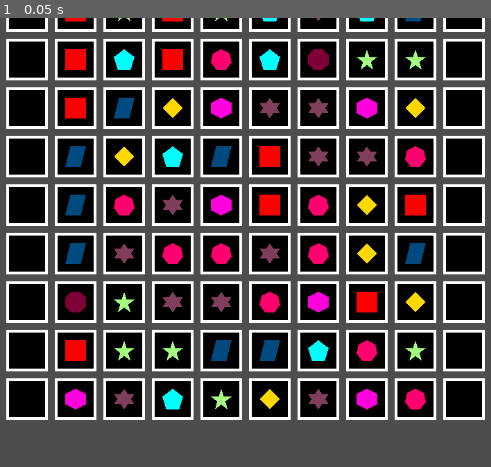
Above: before the commit, frame 1.
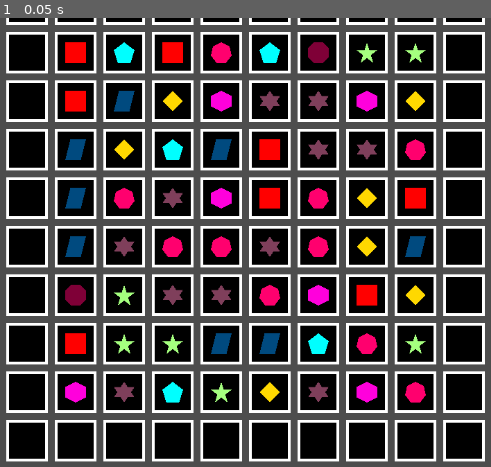
Above: after the commit, the same moment.

Repository: aduImperfect/Match3
Game: Godot game, scene res://TSCN/main.tscn
Same seed, same stepped clock (60 frames per second), same inputs: the game is played once before the commit and once after it.
Inputs:
- Up to frame 1 (0.05 s): no input

The runs differ from the first frame. In frame 1, 47% of the frame differs, in the area x 1-99%, y 0-99%.

Commit message:
- Reset the managing of jewels array to be conformed to the max limit available in the grid. - Added in a checker script and a mouse controls script - to be filled. - The setter now saves textureval to help with ease of checking - set up a separate array of ints to manage - as having problems with comparing texture name contains for such as a test example

Diff:
--- a/match-3/TSCN/grid_gen.gd
+++ b/match-3/TSCN/grid_gen.gd
@@ -10,6 +10,7 @@
 @export var jewelNum : int = 0
 @export var jewelCount : int = 0
 @export var jewelArr : Array[Node2D] = []
+@export var jewelTextureValArr : Array[int] = []
 
 @export var infiniteXVal : float = 0.0
 @export var infiniteYVal : float = 0.0
@@ -24,14 +25,14 @@
 	groundNum = 150
 	groundDiv = 15
 
-	jewelNum = 200
+	jewelNum = groundNum - ((2 * groundDiv) + (int(groundNum / float(groundDiv)) - 2))
 	jewelCount = 0
 
 	infiniteXVal = -9999.0
 	infiniteYVal = -9999.0
 
 	xBeginOffset = 300.0
-	yBeginOffset = 550.0
+	yBeginOffset = 610.0
 	xOffset = 70.0
 	yOffset = -70.0
 
@@ -68,3 +69,4 @@
 		jewel_instance.global_position.y = infiniteYVal
 		add_child(jewel_instance)
 		jewelArr.append(jewel_instance)
+		jewelTextureValArr.append(1)
--- a/match-3/TSCN/jewel_setter.gd
+++ b/match-3/TSCN/jewel_setter.gd
@@ -20,7 +20,7 @@
 	var _i : int = 0
 
 	for k in gridGenNode.groundNum:
-		if _xBegin == 0 || _xBegin == 9:
+		if _xBegin == 0 || _xBegin == 9 || _yBegin == 0:
 			_xBegin += 1
 			if (_xBegin >= int(gridGenNode.groundNum / float(gridGenNode.groundDiv))):
 				_xBegin = 0
@@ -30,6 +30,7 @@
 		var textureVal : int = 1
 		textureVal = randi_range(1, 9)
 		jewelSprite.texture = load("res://Textures/Jewel_" + str(textureVal) + ".png")
+		gridGenNode.jewelTextureValArr[_i] = textureVal
 		gridGenNode.jewelArr[_i].position.x = gridGenNode.groundArr[k].position.x
 		gridGenNode.jewelArr[_i].position.y = gridGenNode.groundArr[k].position.y
 		_i += 1
--- a/match-3/TSCN/jewels_checker.gd
+++ b/match-3/TSCN/jewels_checker.gd
@@ -11,7 +11,17 @@
 
 # Called every frame. 'delta' is the elapsed time since the previous frame.
 func _process(_delta: float) -> void:
-	pass
+	_checker_for_match_3()
 
 func _checker_for_match_3() -> void:
-	pass
+	var _xBegin : int = 0
+	var _yBegin : int = 0
+	var _i : int = 0
+
+	for k in gridGenNode.groundNum:
+		if _xBegin == 0 || _xBegin == 9 || _yBegin == 0:
+			_xBegin += 1
+			if (_xBegin >= int(gridGenNode.groundNum / float(gridGenNode.groundDiv))):
+				_xBegin = 0
+				_yBegin += 1
+			continue
--- a/match-3/TSCN/main.tscn
+++ b/match-3/TSCN/main.tscn
@@ -3,6 +3,7 @@
 [ext_resource type="Script" uid="uid://ntnxu4fpbu2t" path="res://TSCN/grid_gen.gd" id="1_fmnqs"]
 [ext_resource type="Script" uid="uid://dxbv30mosfl0x" path="res://TSCN/jewel_setter.gd" id="2_s5wa2"]
 [ext_resource type="Script" uid="uid://bx1dvcrdhhnqo" path="res://TSCN/jewels_checker.gd" id="3_odqrj"]
+[ext_resource type="Script" uid="uid://bw70kx0k7umac" path="res://TSCN/mouse_controls.gd" id="4_gtjxt"]
 
 [node name="Node2D" type="Node2D" unique_id=1416398507]
 
@@ -16,3 +17,6 @@
 [node name="JewelsChecker" type="Node2D" parent="." unique_id=1177828597 node_paths=PackedStringArray("gridGenNode")]
 script = ExtResource("3_odqrj")
 gridGenNode = NodePath("../GridGen")
+
+[node name="MouseControls" type="Node2D" parent="." unique_id=1105390420]
+script = ExtResource("4_gtjxt")
--- /dev/null
+++ b/match-3/TSCN/mouse_controls.gd
@@ -0,0 +1,11 @@
+extends Node2D
+
+
+# Called when the node enters the scene tree for the first time.
+func _ready() -> void:
+	pass # Replace with function body.
+
+
+# Called every frame. 'delta' is the elapsed time since the previous frame.
+func _process(_delta: float) -> void:
+	pass
Not shown, added: match-3/TSCN/mouse_controls.gd.uid
